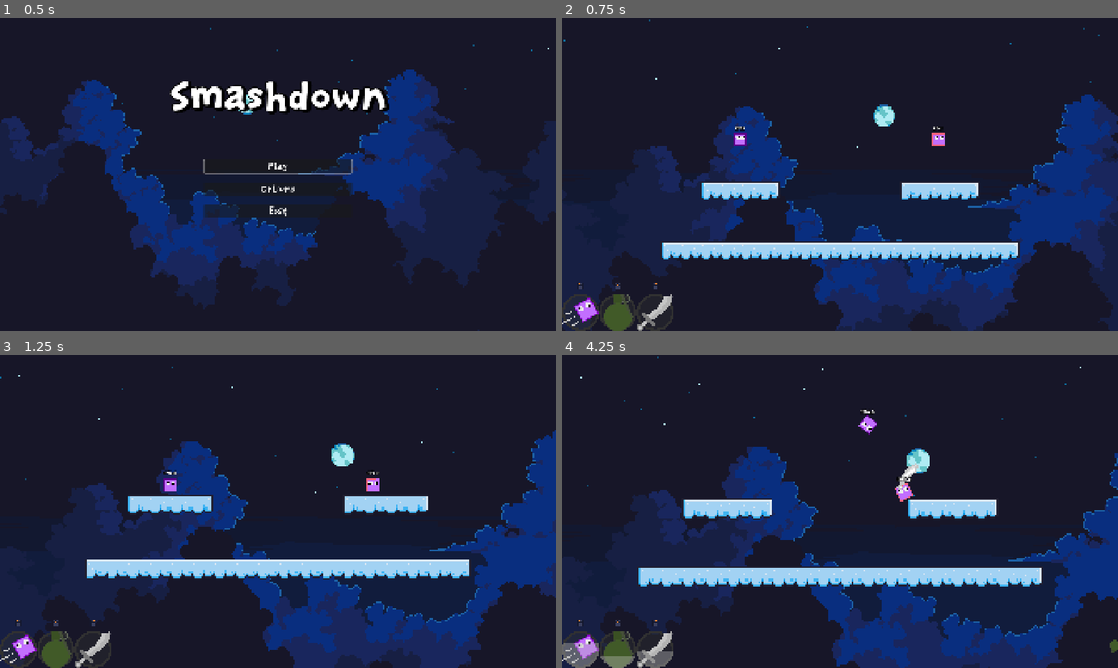
Above: before the commit, frames 1-4 (two rows, left to right).
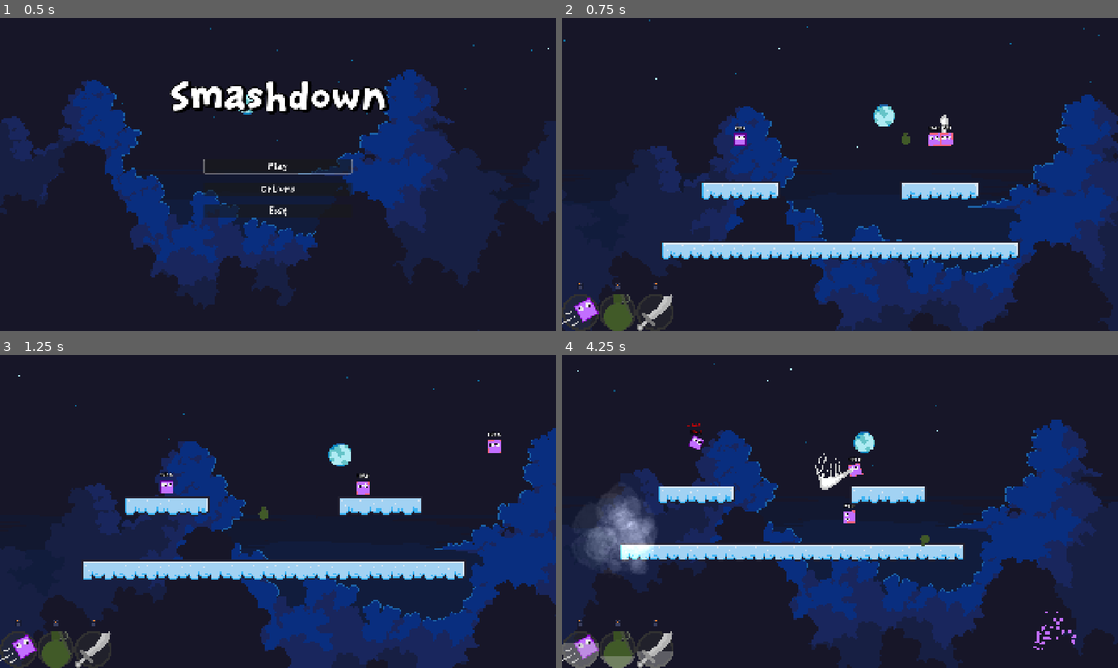
Above: after the commit, the same moments.

Repository: BoppleOpple/beat-the-clock
Game: Godot game, scene res://ui/main_menu/main_menu.tscn
The game is run twice, just before and just after one commit, with the same random seed, the same clock (stepped at 60 frames per second) and the same inputs.
Inputs (mouse positions are in pixels of both pictures, inside the frame that each line leads up to):
- Up to frame 1 (0.5 s): no input
- Up to frame 2 (0.75 s): click "Play" at 0.5 s
- Up to frame 3 (1.25 s): no input
- Up to frame 4 (4.25 s): move the mouse to (734, 486) at 1.27 s; hold D (gameplay_right) 1.28-2.03 s; click (734, 486) at 1.35 s; tap Space (gameplay_jump) at 1.52, 2.27, 3.77 s; move the mouse to (923, 502) at 2.02 s; hold S (gameplay_down) 2.03-2.78 s; tap Middle mouse button (gameplay_ability_middle) at 2.1 s; click (923, 502) at 2.17 s; move the mouse to (895, 442) at 2.77 s; hold D (gameplay_right) 2.78-3.53 s; right-click (895, 442) at 2.85 s; move the mouse to (812, 574) at 3.52 s; hold W (gameplay_up) from 3.53 s (still down); click (812, 574) at 3.6 s

Frame 1 is identical in both runs. In frame 2, 0.3% of the frame differs, in the area x 18-100%, y 30-45%; in frame 3, 7.6%; in frame 4, 40%, in the area x 0-100%, y 0-100%.

Commit message:
fix: wtf?!?!

Diff:
--- a/main.tscn
+++ b/main.tscn
@@ -36,8 +36,8 @@
 [node name="EnemyMelee" parent="." unique_id=950486434 instance=ExtResource("6_7mycd")]
 position = Vector2(-317, -186)
 
-[node name="EnemyBomber" parent="." unique_id=920122439 instance=ExtResource("7_272bh")]
+[node name="EnemyBomber" parent="." unique_id=767976202 instance=ExtResource("7_272bh")]
 
-[node name="GameOver" parent="." unique_id=1807783136 instance=ExtResource("7_272bh")]
+[node name="GameOver" parent="." unique_id=1807783136 instance=ExtResource("8_5vw27")]
 
 [connection signal="death" from="Player" to="GameOver" method="_on_player_death"]
Not shown: 1 places in main.tscn that only renumber resources
